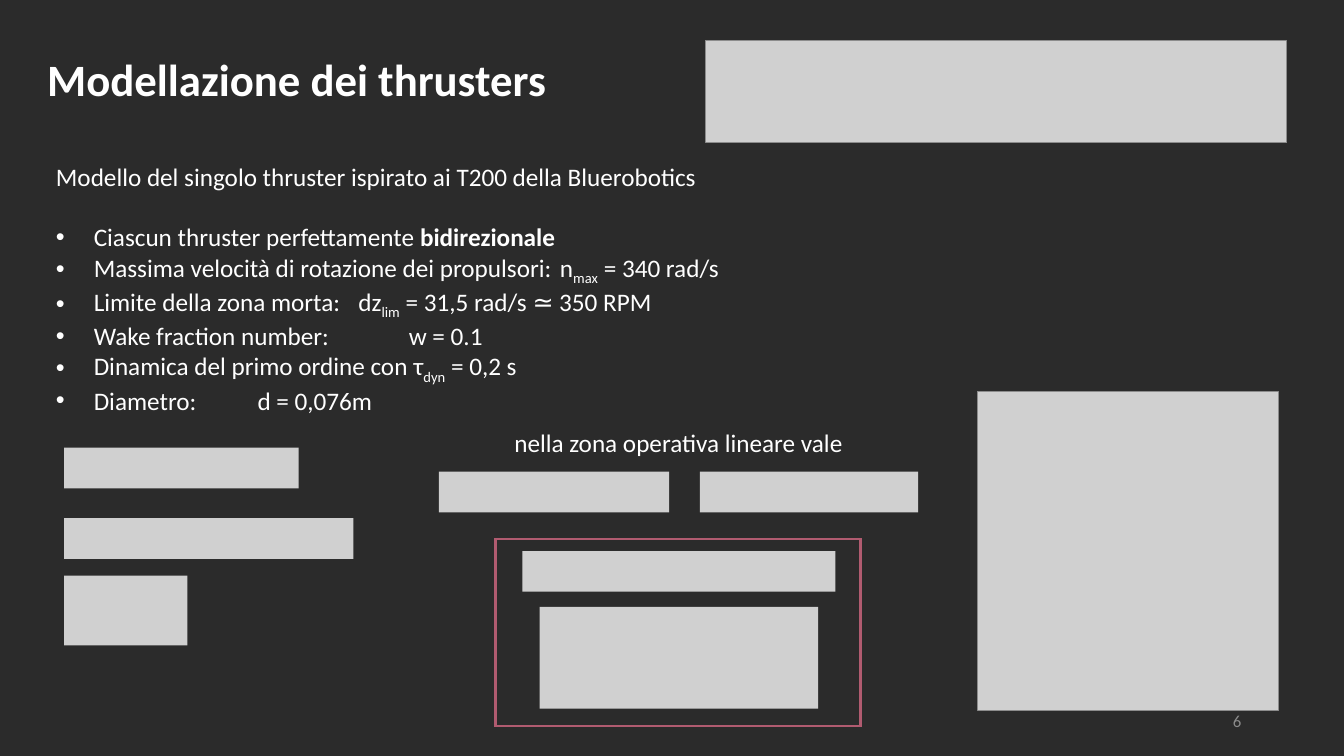
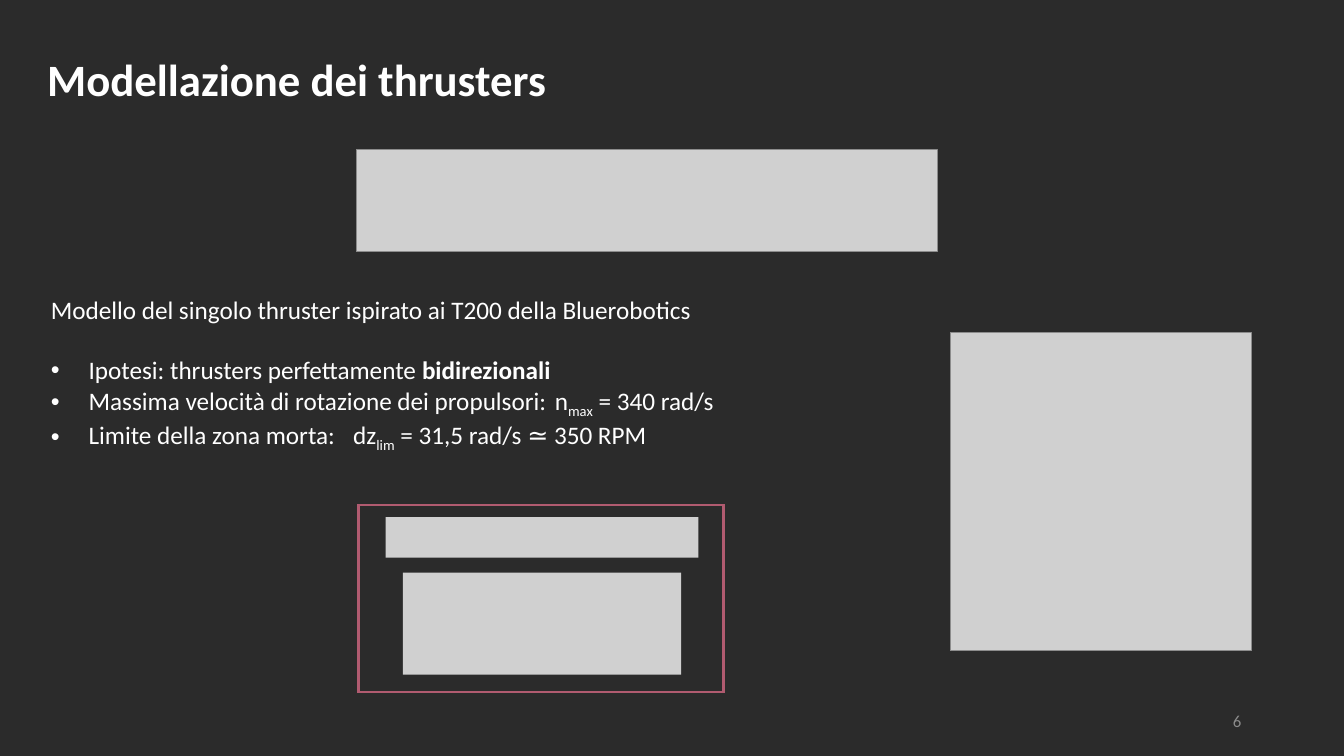
Before and after one commit to polifab/Subacquei_modello, a slide deck: slide 6 of presentazione.pptx. Drawn at 1344x756 pixels with LibreOffice and Linux fonts; fonts in the diff are those of the drawing; grey boxes stand for pictures; background and template pictures are left out; a plain dark background stands for a picture behind light text. Boxes give left, top, right and bottom in pixels: in the first picture for what was removed or moved away, otherwise in the second. Text is boxed around its words. In the diff, an @@ line names an element or a change of style, - is before the commit and + after.

```diff
--- a/presentazione.pptx
+++ b/presentazione.pptx
@@ picture: place and size @@
-picture at [706, 40, 1287, 143]
+picture at [356, 149, 937, 252]
@@ text "Modello del singolo thruster ispirato ...": place and size @@
-text "Modello del singolo thruster ispirato ..." at [56, 168, 719, 413]
+text "Modello del singolo thruster ispirato ..." at [51, 301, 714, 447]
@@ text at [94, 327, 517, 413]: paragraphs removed @@
-• Wake fraction number: w = 0.1
-• Dinamica del primo ordine con τdyn = 0,2 s
-• Diametro: d = 0,076m
@@ picture: place and size @@
-picture at [978, 392, 1279, 711]
+picture at [951, 333, 1252, 651]
@@ text at [89, 361, 550, 383]: text changed @@
-• Ciascun thruster perfettamente bidirezionale
+• Ipotesi: thrusters perfettamente bidirezionali
@@ picture removed at [65, 448, 299, 488] @@
@@ text removed at [514, 434, 842, 456] @@
-nella zona operativa lineare vale
@@ picture removed at [439, 472, 669, 512] @@
@@ picture removed at [700, 472, 919, 512] @@
@@ rectangle: place and size @@
-rectangle at [496, 539, 861, 727]
+rectangle at [359, 505, 724, 693]
@@ picture removed at [65, 518, 354, 559] @@
@@ picture added at [386, 517, 699, 558] @@
@@ picture removed at [522, 552, 835, 592] @@
@@ picture removed at [65, 576, 188, 645] @@
@@ picture: place and size @@
-picture at [539, 607, 818, 709]
+picture at [403, 573, 682, 675]
```
Also in this commit, not shown: 8 other slides changed, 1 slide added.
